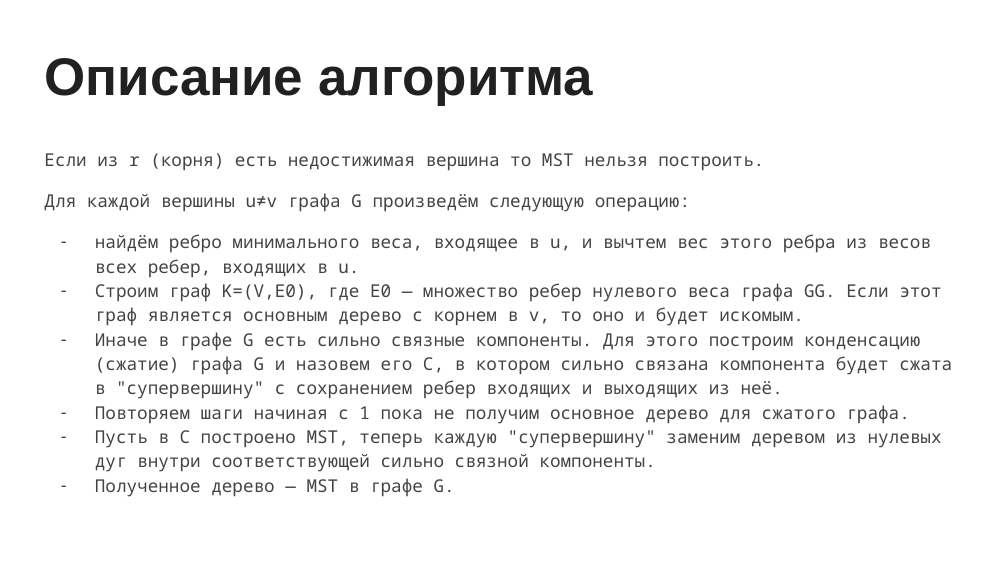
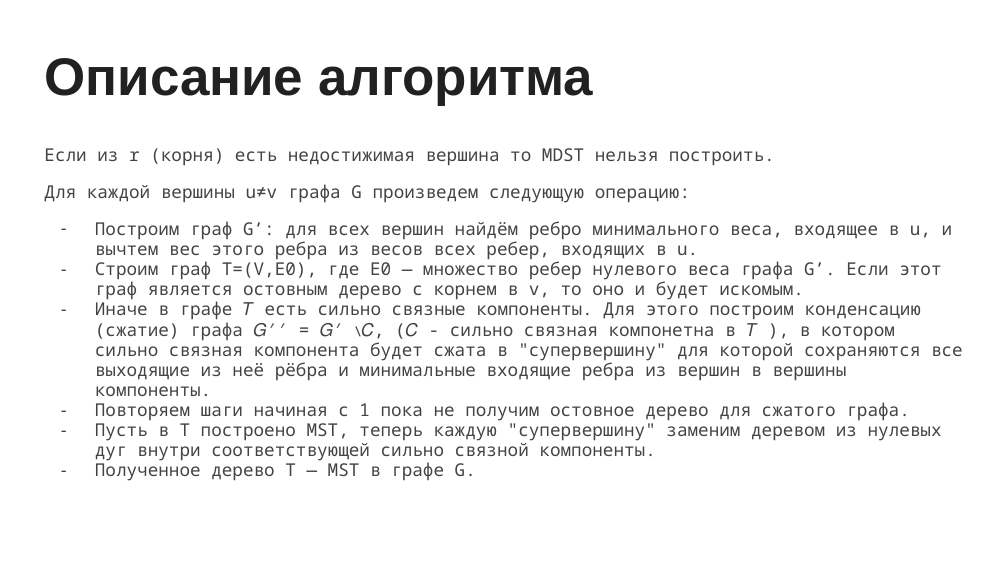
Before and after one commit to Alexander-Snigirev/AltExam, a slide deck: slide 5 of theory/presentation.pptx. Drawn at 1008x567 pixels with LibreOffice and Linux fonts; fonts in the diff are those of the drawing. Boxes give left, top, right and bottom in pixels: in the first picture for what was removed or moved away, otherwise in the second. Text is boxed around its words. In the diff, an @@ line names an element or a change of style, - is before the commit and + after.

```diff
--- a/theory/presentation.pptx
+++ b/theory/presentation.pptx
@@ text at (44, 148, 963, 481): text changed @@
-Если из r (корня) есть недостижимая вершина то MST нельзя построить.
-Для каждой вершины u≠v графа G произведём следующую операцию:
-– найдём ребро минимального веса, входящее в u, и вычтем вес этого ребра из весов всех ребер, входящих в u.
-– Строим граф K=(V,E0), где E0 — множество ребер нулевого веса графа GG. Если этот граф является основным дерево с корнем в v, то оно и будет искомым.
-– Иначе в графе G есть сильно связные компоненты. Для этого построим конденсацию (сжатие) графа G и назовем его C, в котором сильно связана компонента будет сжата в "супервершину" с сохранением ребер входящих и выходящих из неё.
-– Повторяем шаги начиная с 1 пока не получим основное дерево для сжатого графа.
-– Пусть в C построено МST, теперь каждую "супервершину" заменим деревом из нулевых дуг внутри соответствующей сильно связной компоненты.
-– Полученное дерево — МST в графе G.
+Если из r (корня) есть недостижимая вершина то MDST нельзя построить.
+Для каждой вершины u≠v графа G произведем следующую операцию:
+– Построим граф G’: для всех вершин найдём ребро минимального веса, входящее в u, и вычтем вес этого ребра из весов всех ребер, входящих в u.
+– Строим граф T=(V,E0), где E0 — множество ребер нулевого веса графа G’. Если этот граф является остовным дерево с корнем в v, то оно и будет искомым.
+– Иначе в графе 𝑇 есть сильно связные компоненты. Для этого построим конденсацию (сжатие) графа 𝐺′′ = 𝐺′ ∖𝐶, (𝐶 - сильно связная компонетна в 𝑇 ), в котором сильно связная компонента будет сжата в "супервершину" для которой сохраняются все выходящие из неё рёбра и минимальные входящие ребра из вершин в вершины компоненты.
+– Повторяем шаги начиная с 1 пока не получим остовное дерево для сжатого графа.
+– Пусть в T построено МST, теперь каждую "супервершину" заменим деревом из нулевых дуг внутри соответствующей сильно связной компоненты.
+– Полученное дерево T — МST в графе G.
```
Also in this commit, not shown: 8 other slides changed, 1 slide added, 1 other file.
